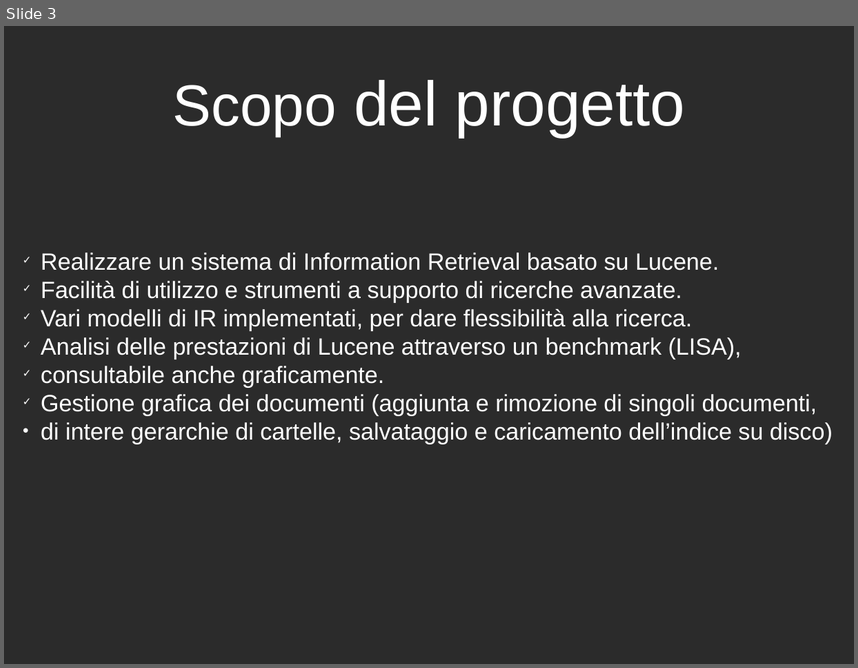
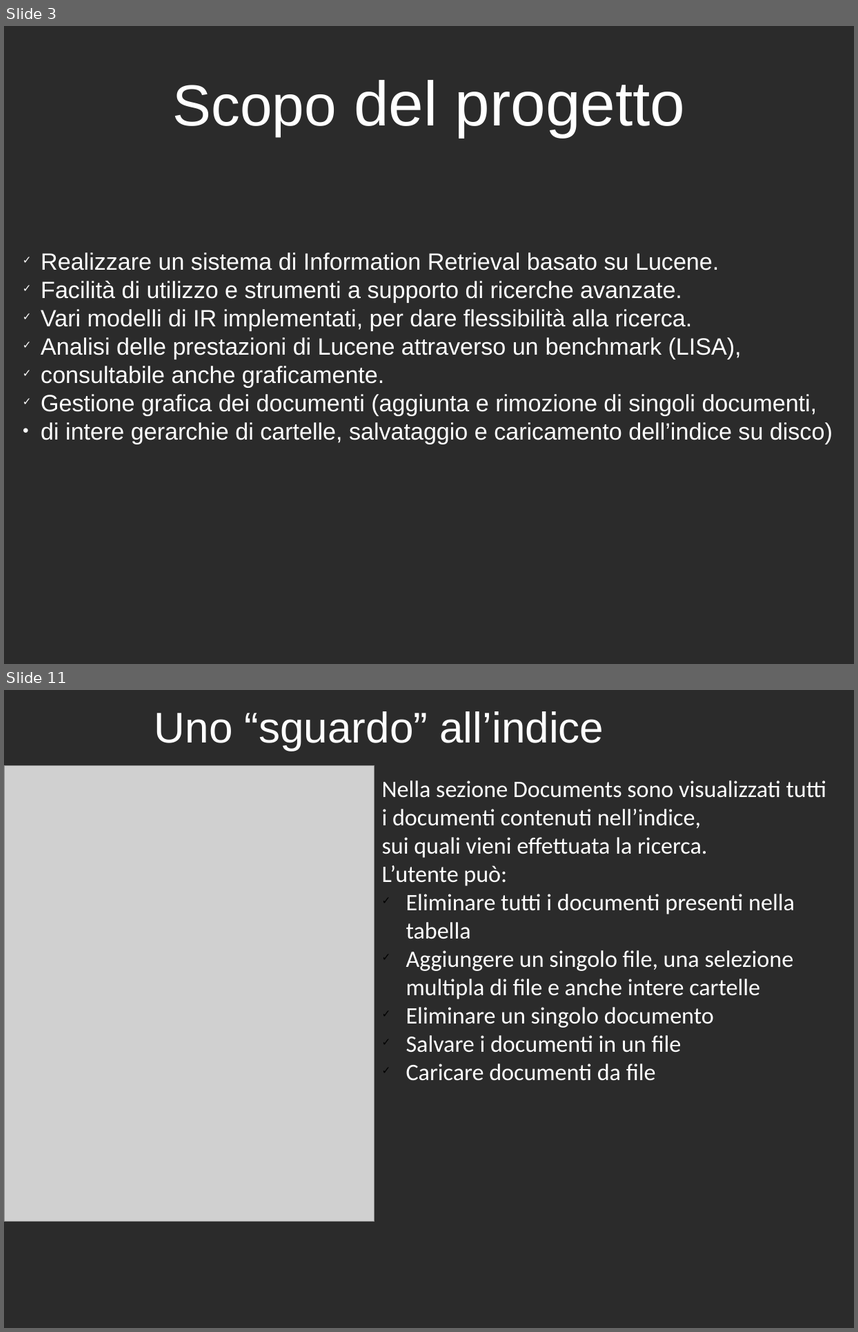
Before and after one commit to LucaGherardini/GAvI-Project, a slide deck: GAvI-Project/Presentation/presentazione.odp. Shown one above the other, each under a label of ours: slide 3 before the commit, slides 3 and 11 after it; the slides between them are not shown. The pictures are 858x668 and 858x1332 pixels, drawn with LibreOffice and Linux fonts; fonts in the diff are those of the drawing; grey boxes stand for pictures; background and template pictures are left out; a plain dark background stands for a picture behind light text. Boxes give left, top, right and bottom in pixels: in the first picture for what was removed or moved away, otherwise in the second. Text is boxed around its words. In the diff, an @@ line names an element or a change of style, - is before the commit and + after.

```diff
--- a/GAvI-Project/Presentation/presentazione.odp
+++ b/GAvI-Project/Presentation/presentazione.odp
@@ slide 11 added at (4, 690, 854, 1328), background picture (left out) @@
@@ text added at (154, 711, 604, 750), 40 pt, text #FFFFFF @@
+Uno “sguardo” all’indice
@@ picture added at (4, 766, 375, 1221) @@
@@ text added at (382, 780, 826, 1081), 22 pt, text #FFFFFF @@
+Nella sezione Documents sono visualizzati tutti i documenti contenuti nell’indice,
+sui quali vieni effettuata la ricerca.
+L’utente può:
+✓ Eliminare tutti i documenti presenti nella tabella
+✓ Aggiungere un singolo file, una selezione multipla di file e anche intere cartelle
+✓ Eliminare un singolo documento
+✓ Salvare i documenti in un file
+✓ Caricare documenti da file
```
Also in this commit, not shown: 3 slides changed, 9 other slides added.
